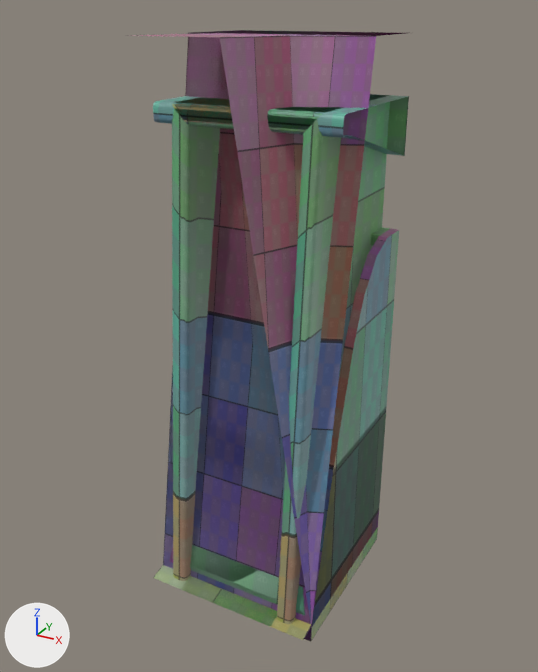
What one commit did to the glTF model assets/kitchen_pieces.glb.
The view is the same before and after, from a 50 mm lens placed at (1.8, -3.34, 3.11), pointed at (-0.01, -0.05, 1.47). Lighting does not change. The marker at lower left points along +X, +Y and +Z. The first picture is the older version. Vertices at exactly the same position are counted once.

Script lines for the objects in view, before the commit:
```python
ob_display_case = bpy.data.objects.new('display_case', me_display_case)
ob_display_case.location = (0.0, 0.0, 0.0)
ob_wall = bpy.data.objects.new('wall', me_wall)
ob_wall.location = (0.0, 0.0, 0.0)
ob_wall_corner_concave = bpy.data.objects.new('wall_corner_concave', me_wall_corner_concave)
ob_wall_corner_concave.location = (0.0, 0.0, 0.0)
ob_wall_corner_convex = bpy.data.objects.new('wall_corner_convex', me_wall_corner_convex)
ob_wall_corner_convex.location = (0.0, 0.0, 0.0)
ob_wall_doorway_l = bpy.data.objects.new('wall_doorway_L', me_wall_doorway_l)
ob_wall_doorway_l.location = (0.0, 0.0, 0.0)
ob_wall_doorway_r = bpy.data.objects.new('wall_doorway_R', me_wall_doorway_r)
ob_wall_doorway_r.location = (0.0, 0.0, 0.0)
# also in view: 'display_case_flat' at (0.0, 0.0, 0.45)
```
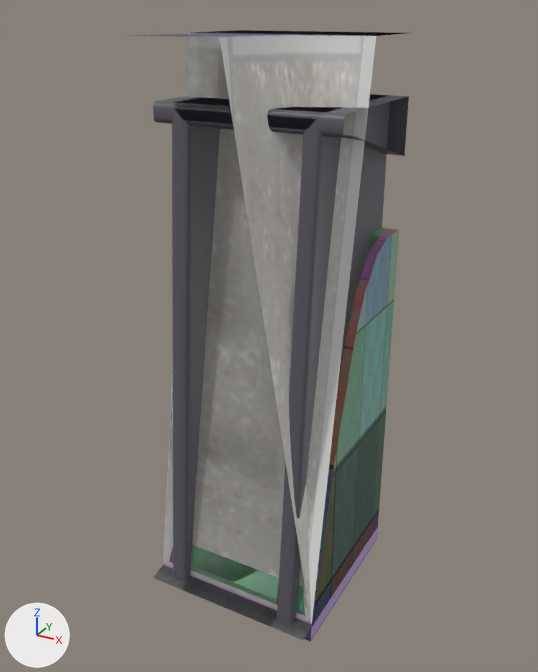
What differs and where, as boxes [x1, y1, x2, y2] in the pictures (538 x 672 px):
'wall_corner_convex', recoloured, surface changed (lighter)
    both: [137, 32, 393, 626]
'wall_corner_concave', recoloured (lighter)
    both: [163, 30, 378, 641]
'wall_doorway_R', recoloured
    both: [153, 30, 393, 642]
'wall_doorway_L', recoloured
    both: [163, 30, 409, 641]
'wall', recoloured
    both: [191, 30, 390, 619]

Patch to the scene script:
```diff
--- a/assets/kitchen_pieces.glb.py
+++ b/assets/kitchen_pieces.glb.py
@@ img_kitchen_wall_diffuse @@
+img_kitchen_wall_diffuse = load_image('kitchen_wall_diffuse', '_unpacked/kitchen_wall_diffuse', 128, 256, 'sRGB')
@@ img_kitchen_wall_doorway_diffuse @@
+img_kitchen_wall_doorway_diffuse = load_image('kitchen_wall_doorway_diffuse', '_unpacked/kitchen_wall_doorway_diffuse', 256, 256, 'sRGB')
@@ mat_kitchen_wall @@
+mat_kitchen_wall = principled_material('kitchen_wall')
+mat_kitchen_wall.texture = img_kitchen_wall_diffuse
@@ mat_kitchen_doorway @@
+mat_kitchen_doorway = principled_material('kitchen_doorway')
+mat_kitchen_doorway.texture = img_kitchen_wall_doorway_diffuse
@@ me_wall @@
 me_wall.from_pydata(...)  # 8 vertices, 6 faces; spans x -0.5..0.5, y -0.5..0.5, z -0.1..3.0
-me_wall.materials.append(mat_uv_unwrap)  # picture img_uvgrid
+me_wall.materials.append(mat_kitchen_wall)  # picture img_kitchen_wall_diffuse
@@ me_wall_corner_concave @@
 me_wall_corner_concave.from_pydata(...)  # 11 vertices, 11 faces; spans x -0.5..0.5, y -0.5..0.5, z -0.1..3.0
-me_wall_corner_concave.materials.append(mat_uv_unwrap)  # picture img_uvgrid
+me_wall_corner_concave.materials.append(mat_kitchen_wall)  # picture img_kitchen_wall_diffuse
@@ me_wall_corner_convex @@
 me_wall_corner_convex.from_pydata(...)  # 14 vertices, 14 faces; spans x -0.5..0.5, y -0.5..0.5, z -0.1..3.0
 # used by ob_wall_corner_convex; location = (0.0, 0.0, 0.0)
-me_wall_corner_convex.materials.append(mat_uv_unwrap)  # picture img_uvgrid
+# me_wall_corner_convex part 1: texture (UV) coordinates of 14 of 14 faces, centred in x -0.31..0.5, y -0.5..0.31, z -0.07..3.0, changed; they spanned u 0.01..0.49, v 0.0..1.0 and now span u 0.0..1.0, v 0.0..1.0
+me_wall_corner_convex.materials.append(mat_kitchen_wall)  # picture img_kitchen_wall_diffuse
@@ me_wall_doorway_l @@
 me_wall_doorway_l.from_pydata(...)  # 51 vertices, 58 faces; spans x -0.5..0.5, y -0.6..0.5, z -0.1..3.0
-me_wall_doorway_l.materials.append(mat_uv_unwrap)  # picture img_uvgrid
+me_wall_doorway_l.materials.append(mat_kitchen_doorway)  # picture img_kitchen_wall_doorway_diffuse
@@ me_wall_doorway_r @@
 me_wall_doorway_r.from_pydata(...)  # 51 vertices, 58 faces; spans x -0.5..0.5, y -0.6..0.5, z -0.1..3.0
-me_wall_doorway_r.materials.append(mat_uv_unwrap)  # picture img_uvgrid
+me_wall_doorway_r.materials.append(mat_kitchen_doorway)  # picture img_kitchen_wall_doorway_diffuse
```
